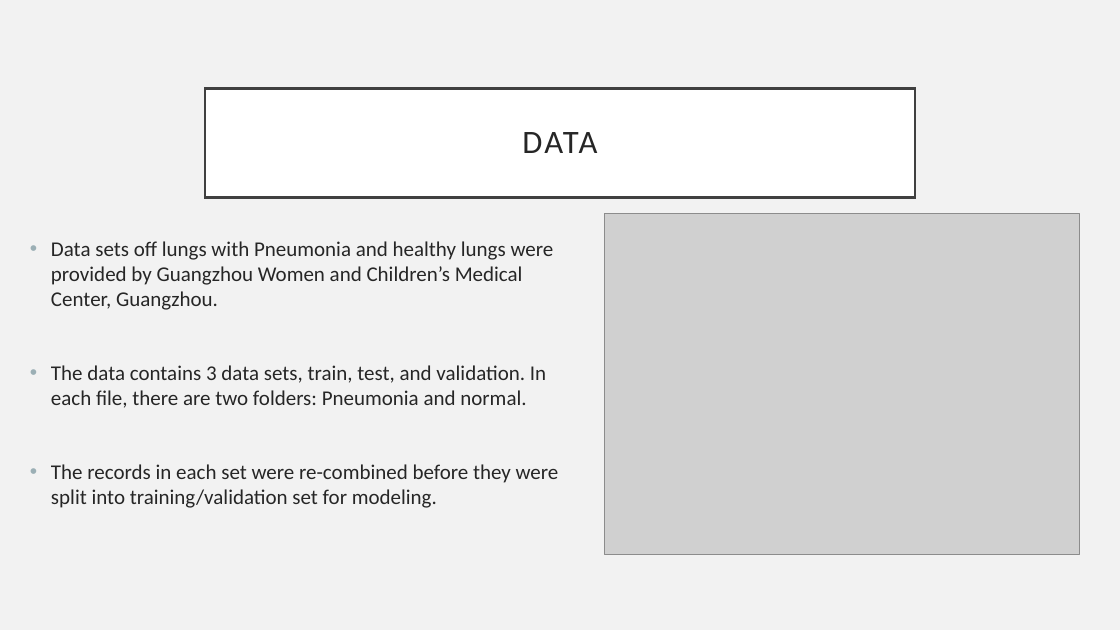
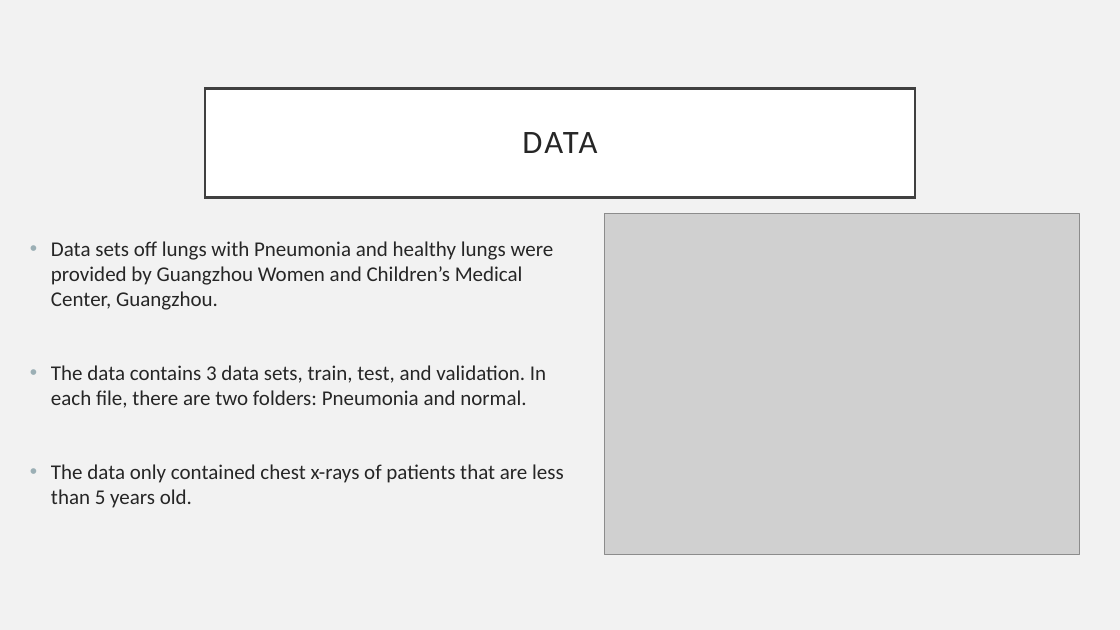
Before and after one commit to dragunat2016/Pneumonia_Image_Detection, a slide deck: slide 3 of Presentation/Presentation.pptx. Drawn at 1120x630 pixels with LibreOffice and Linux fonts; fonts in the diff are those of the drawing; grey boxes stand for pictures. Boxes give left, top, right and bottom in pixels: in the first picture for what was removed or moved away, otherwise in the second. Text is boxed around its words. In the diff, an @@ line names an element or a change of style, - is before the commit and + after.

```diff
--- a/Presentation/Presentation.pptx
+++ b/Presentation/Presentation.pptx
@@ text at [51, 464, 564, 508]: text changed @@
-• The records in each set were re-combined before they were split into training/validation set for modeling.
+• The data only contained chest x-rays of patients that are less than 5 years old.
```
Also in this commit, not shown: 3 other slides changed, 4 slides added, 2 slides removed, 5 other files.
